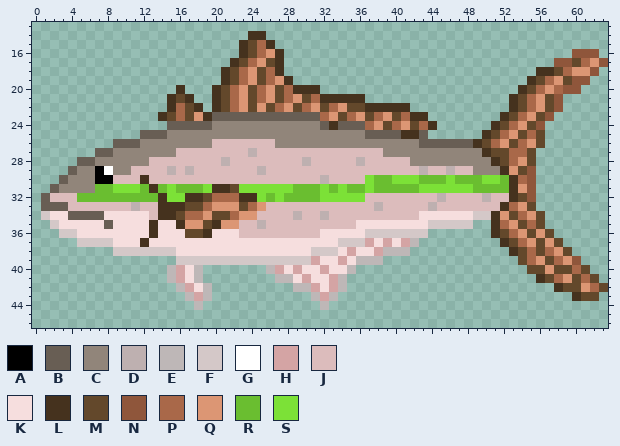
A pixel-art file gets an edit: fish_sprites/Amberjack.aseprite. This is how it looked before the edit.
64x64 pixels, 1 frame. Shown: x 0..63, y 13..46.
Palette (. is transparent): A #000000  B #685e54  C #91857a  D #beb0b0  E #beb7b7  F #d4c8c8  G #ffffff  H #d4a4a4  J #dcbcbc  K #f6dede  L #45321e  M #63482b  N #8f563b  P #a96849  Q #dc9674  R #6abe30  S #7ce137
Pixels before, first column x 1:
14 .......................LL......................................
15 ......................LMPL.....................................
16 ......................LMPQL................................NNN.
17 .....................LMPQML..............................NNMPQN
18 ....................LMPQMPL............................LLMPQQN.
19 ....................LMPQMPQL..........................LMPQMNN..
20 ...............L...LMPQMPQMPLLL......................LMPQPNN...
21 ..............LML..LMPQMPQMPQMPLLLLL................LMPQMN.....
22 ..............LPML.LMPQMQMPQMPQMPQMMLLLLL...........LMPQMN.....
23 .............LMPMQLBBBBBBBBBBBBPQMPQMPQMPLL........LMPQMN......
24 ..............BBBBBCCCCCCCCCCCCBLBBBPQMPQMPL......LMPQMN.......
25 ...........BBBCCCCCCCCCCCCCCCCCCCCCCBBBBLLB......LMPQMPM.......
26 ........BBBCCCCCCCCJJJJJJJCCCCCCCCCCCCCCCCBBBBBBLMPQMPQM.......
27 ......BBCCCCCCCJJJJJJJJDJJJJJJJJJJJJJJCCCCCCCCCCCLMMPPM........
28 ....BBCCCCCCJJJJJJJJDJJJJJJJJDJJJJJDJJJJJCCCCCCCCCLMPQM........
29 ...BCCAGCCJJJJDJDJJJJJJJDJJJJJJJJJJJJJJJJJDJJDJJCCCLQMN........
30 ..BCCCAAJJJLJJJJJJJJJJJJJJJJJJJDJJJJSRRSSSRRRSRRRSSRLPN........
31 .BCCCCRRSSSRLRSRRRSLLMSSSSSSRRRSRSRRSRRRRRSSSSSSRRRRLQN........
32 BJJJRRRRRRRRRLSSLLMPPPLLSRSRRRRSSSSSJJJJJJJJDJJJJDJJLMN........
33 BBBJJJJJJJDJJLLLMMPQQQMPQJJJJJJJJJJJJDJJJJJDJJJJJJJLPQM........
34 FKKBBBBKKKKKJLLMPPQMMPQQJJJJDJJDJJJJJJJJJJKKKKKKFFLQMPQM.......
35 .FKKKKKBKKKKLKKLQQMLQQJJDJJJJJJJJJJKKKKKKKKFFFFF..LPQMPM.......
36 ..FFKKKKKKKKLKKKMMLKKKJJJJJJJJJKKKKKFFFFFFF.......LMPQMQM......
37 ....FFFFKKKLKKKKKKKKKKKKKKKKKKKKKFFFHKHKHE.........LMPQMQM.....
38 ........FFFFFFFKKKKKKKKKKKKKKKFFFKHKKHEEE...........LMPMPQM....
39 ...............FFFFFFFFFFFFFFFHKKHKEEE...............MPQMPQN...
40 ..............EHKE.......EHKHKKHKKE...................MMQMMPM..
41 ..............EHKE........EEKHKKHE.....................LMPQMPM.
42 ...............EHKE.........EEHKHE.......................LMMQPM
43 ................EHE...........EHE..........................LMM.
44 .................E.............E...............................
After the commit:
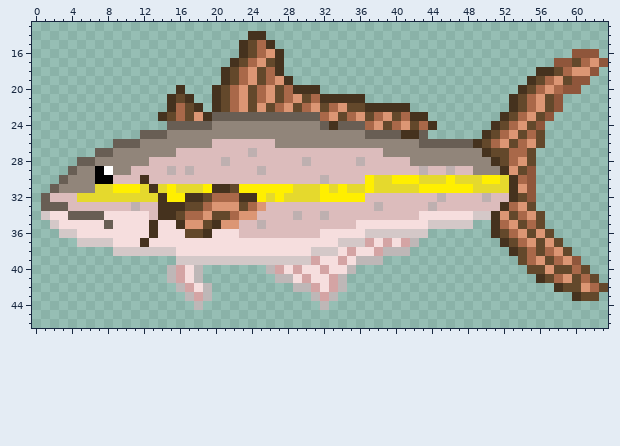
What changed:
colour R: #6abe30 -> #e5d92d
colour S: #7ce137 -> #ffef00
Boxes around the changes in both pictures, in picture pixels (x1, y1, x2, y2):
changed: (77, 175, 509, 202)
